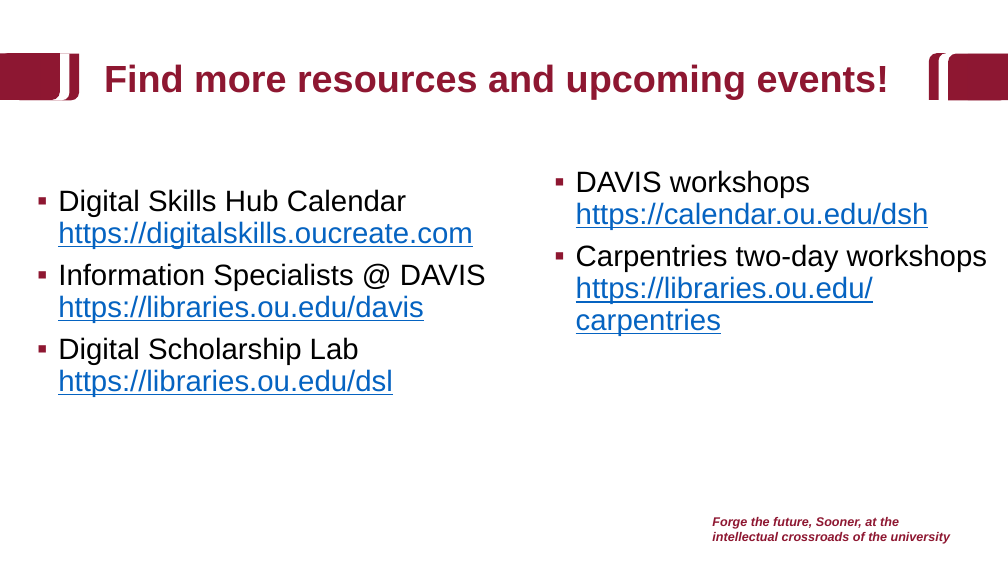
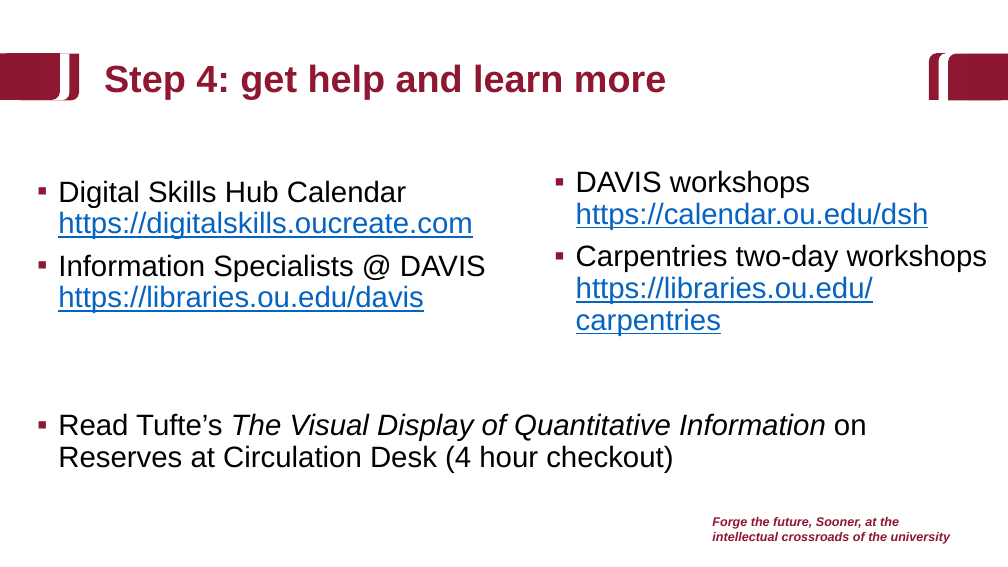
Before and after one commit to baeolophus/2025_data_viz_research, a slide deck: slide 42 of activities.pptx (slide 38 before the commit). Drawn at 1008x567 pixels with LibreOffice and Linux fonts; fonts in the diff are those of the drawing; background and template pictures are left out. Boxes give left, top, right and bottom in pixels: in the first picture for what was removed or moved away, otherwise in the second. Text is boxed around its words. In the diff, an @@ line names an element or a change of style, - is before the commit and + after.

```diff
--- a/activities.pptx
+++ b/activities.pptx
@@ title at (x1=104, y1=64, x2=666, y2=99): text changed @@
-Find more resources and upcoming events!
+Step 4: get help and learn more
@@ text "Digital Skills Hub Calendar https://digitalskills.oucreate.c ..." moved from (x1=58, y1=189, x2=486, y2=397) to (x1=58, y1=180, x2=486, y2=313) @@
@@ text at (x1=58, y1=337, x2=393, y2=397): paragraph removed @@
-▪ Digital Scholarship Lab
-  https://libraries.ou.edu/dsl
@@ text added at (x1=58, y1=413, x2=867, y2=472), 28 pt, text #000000 @@
+▪ Read Tufte’s The Visual Display of Quantitative Information on Reserves at Circulation Desk (4 hour checkout)
```
Also in this commit, not shown: 4 other slides changed, 5 slides added.
